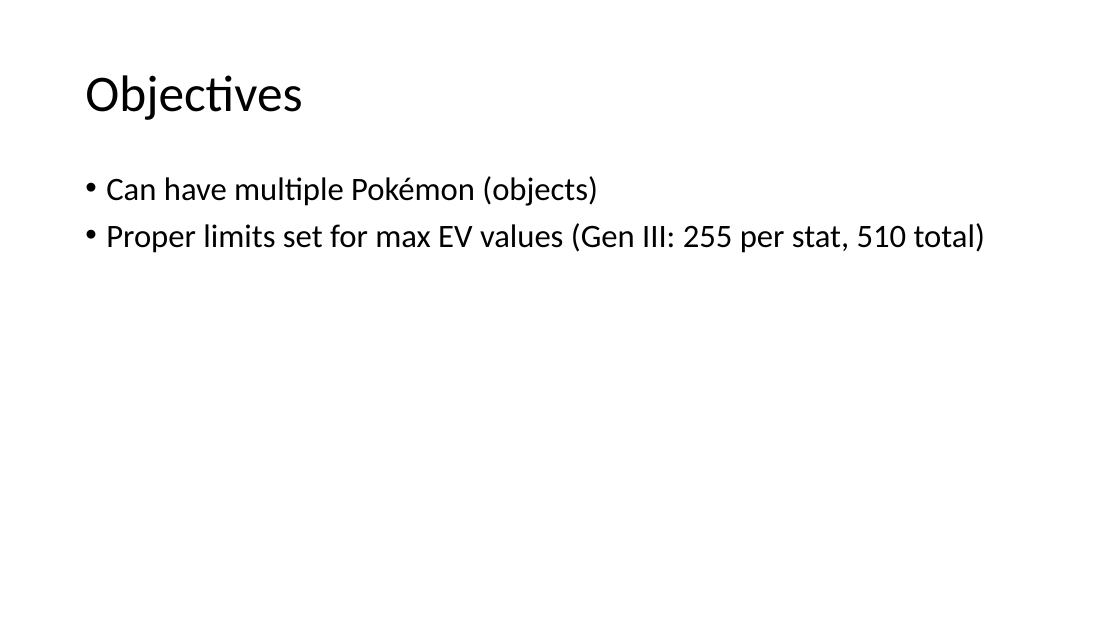
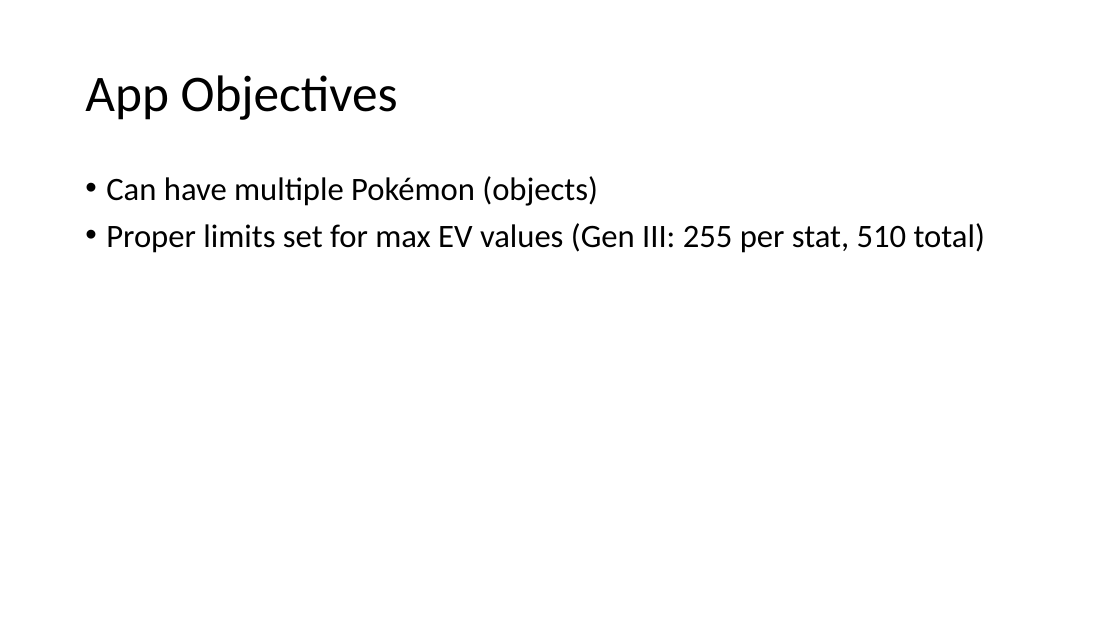
Before and after one commit to Ellime/PokemonEVCounter, a slide deck: slide 23 of Outline_PokemonEVCounterApp.pptx (slide 17 before the commit). Drawn at 1120x630 pixels with LibreOffice and Linux fonts; fonts in the diff are those of the drawing. Boxes give left, top, right and bottom in pixels: in the first picture for what was removed or moved away, otherwise in the second. Text is boxed around its words. In the diff, an @@ line names an element or a change of style, - is before the commit and + after.

```diff
--- a/Outline_PokemonEVCounterApp.pptx
+++ b/Outline_PokemonEVCounterApp.pptx
@@ title at [85,75,398,120]: text changed @@
-Objectives
+App Objectives
```
Also in this commit, not shown: 7 other slides changed, 7 slides added, 1 slide removed.
